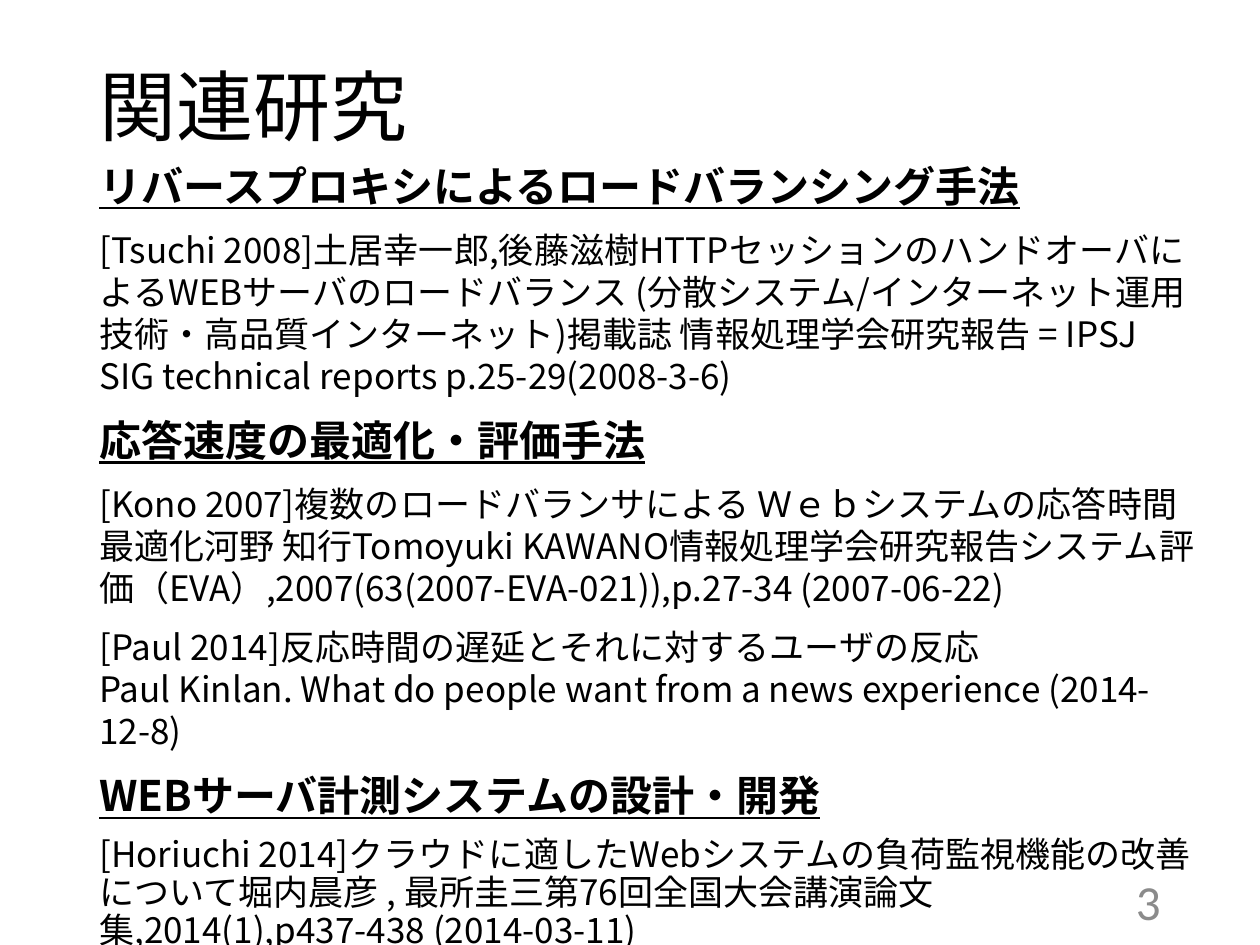
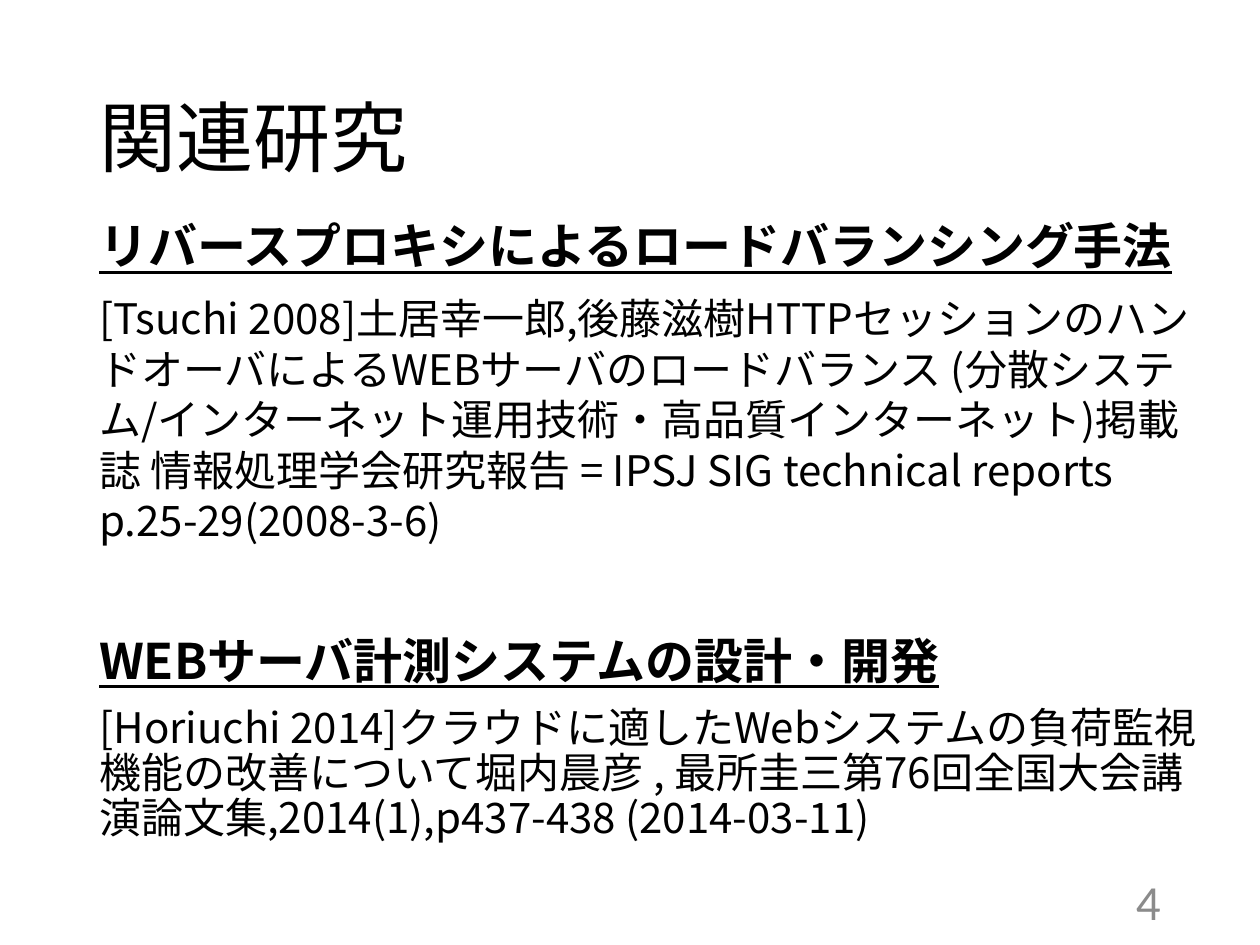
Before and after one commit to kait-takanolab/1821086_matsuo_thesis, a slide deck: slide 4 of 発表用/1821086_卒業研究発表会.pptx (slide 3 before the commit). Drawn at 1260x945 pixels with LibreOffice and Linux fonts; fonts in the diff are those of the drawing. Boxes give left, top, right and bottom in pixels: in the first picture for what was removed or moved away, otherwise in the second. Text is boxed around its words. In the diff, an @@ line names an element or a change of style, - is before the commit and + after.

```diff
--- a/発表用/1821086_卒業研究発表会.pptx
+++ b/発表用/1821086_卒業研究発表会.pptx
@@ title "関連研究": place and size @@
-title "関連研究" at [99, 70, 407, 142]
+title "関連研究" at [99, 101, 407, 173]
@@ text "リバースプロキシによるロードバランシング手法": place and size @@
-text "リバースプロキシによるロードバランシング手法" at [99, 166, 1191, 915]
+text "リバースプロキシによるロードバランシング手法" at [99, 221, 1197, 843]
@@ text "リバースプロキシによるロードバランシング手法" at [99, 221, 1197, 843]: size 24 to 28 pt in "リバースプロキシによるロードバランシング手法", "WEBサーバ計測システムの設計・開発"; size 20 to 24 pt in "[Tsuchi 2008]土居幸一郎,後藤滋樹HTTPセッションのハンドオーバによるWEBサーバのロードバランス (分散 ...", "[Horiuchi 2014]クラウドに適したWebシステムの負荷監視機能の改善について堀内晨彦 , 最所圭三第76回全 ..." @@
@@ text at [99, 420, 1150, 751]: paragraphs removed @@
-応答速度の最適化・評価手法
-[Kono 2007]複数のロードバランサによる Ｗｅｂシステムの応答時間最適化河野 知行Tomoyuki KAWANO情報処理学会研究報告システム評価（EVA）,2007(63(2007-EVA-021)),p.27-34 (2007-06-22)
-[Paul 2014]反応時間の遅延とそれに対するユーザの反応
-Paul Kinlan. What do people want from a news experience (2014-12-8)
@@ page number at [1136, 888, 1161, 920]: text changed @@
-3
+4
```
Also in this commit, not shown: 4 other slides changed, 3 slides added, 3 slides removed, 1 other file.
